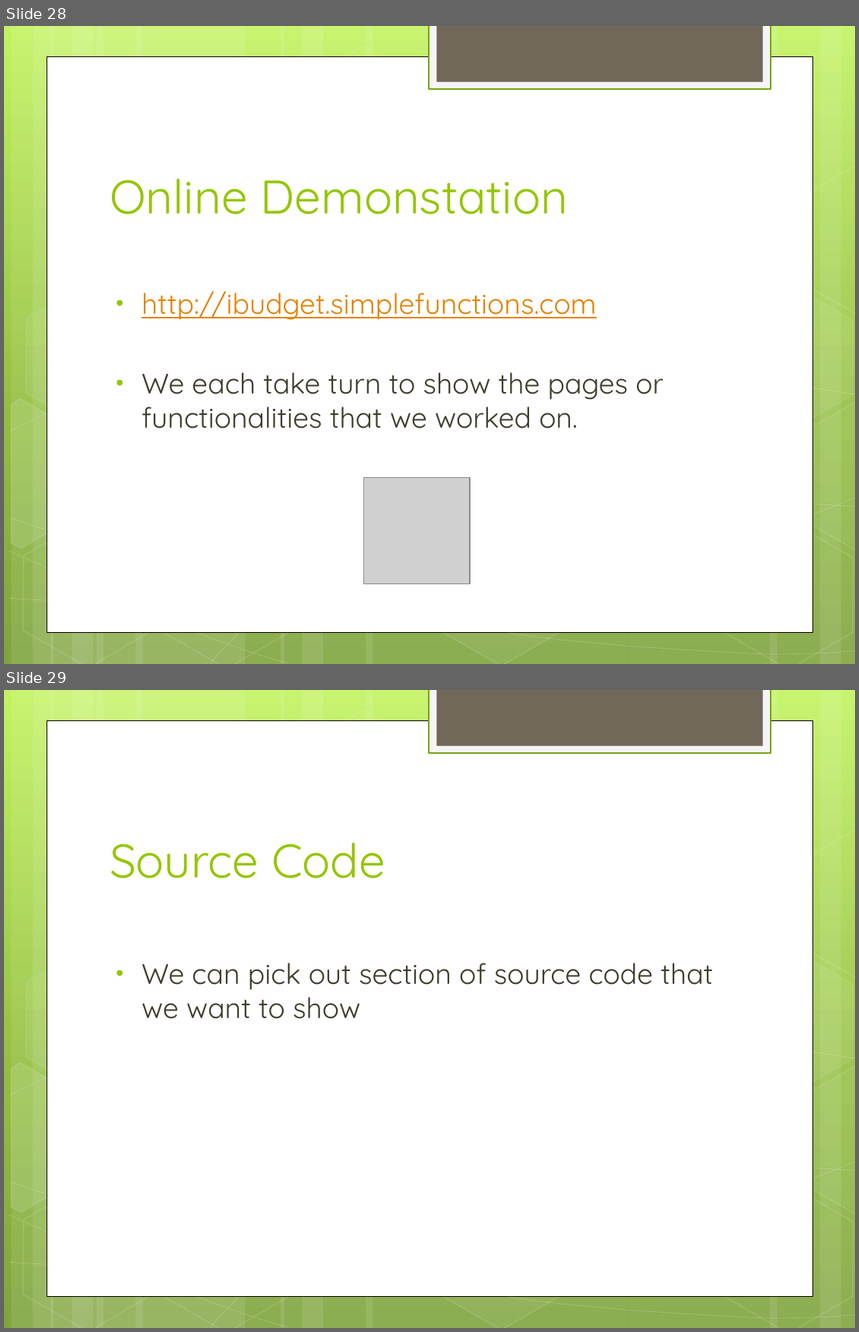
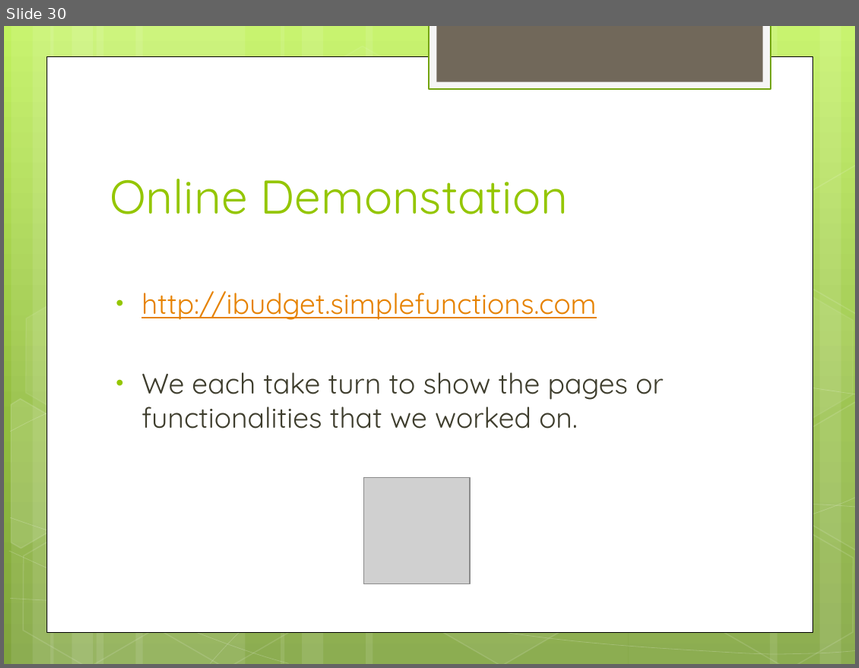
Before and after one commit to hiyenwong/cs679-b1-class-project, a slide deck: deliverables/final/Final Presentation.pptx. Shown one above the other, each under a label of ours: slides 28 and 29 before the commit, slide 30 after it. The pictures are 859x1332 and 859x668 pixels, drawn with LibreOffice and Linux fonts; fonts in the diff are those of the drawing; grey boxes stand for pictures. Boxes give left, top, right and bottom in pixels: in the first picture for what was removed or moved away, otherwise in the second. Text is boxed around its words. In the diff, an @@ line names an element or a change of style, - is before the commit and + after.

```diff
--- a/deliverables/final/Final Presentation.pptx
+++ b/deliverables/final/Final Presentation.pptx
@@ slide 29 removed at (4, 690, 855, 1328), background gradient #C3F35F to #93BF3F to #81A53E; not listed: 31 template elements that a slide beside it also shows @@
@@ title removed at (110, 843, 386, 878) @@
-Source Code
@@ text removed at (142, 963, 713, 1019) @@
-• We can pick out section of source code that we want to show
@@ what was slide 28 is now slide 30 @@
```
Also in this commit, not shown: 4 slides changed, 1 slide added.
